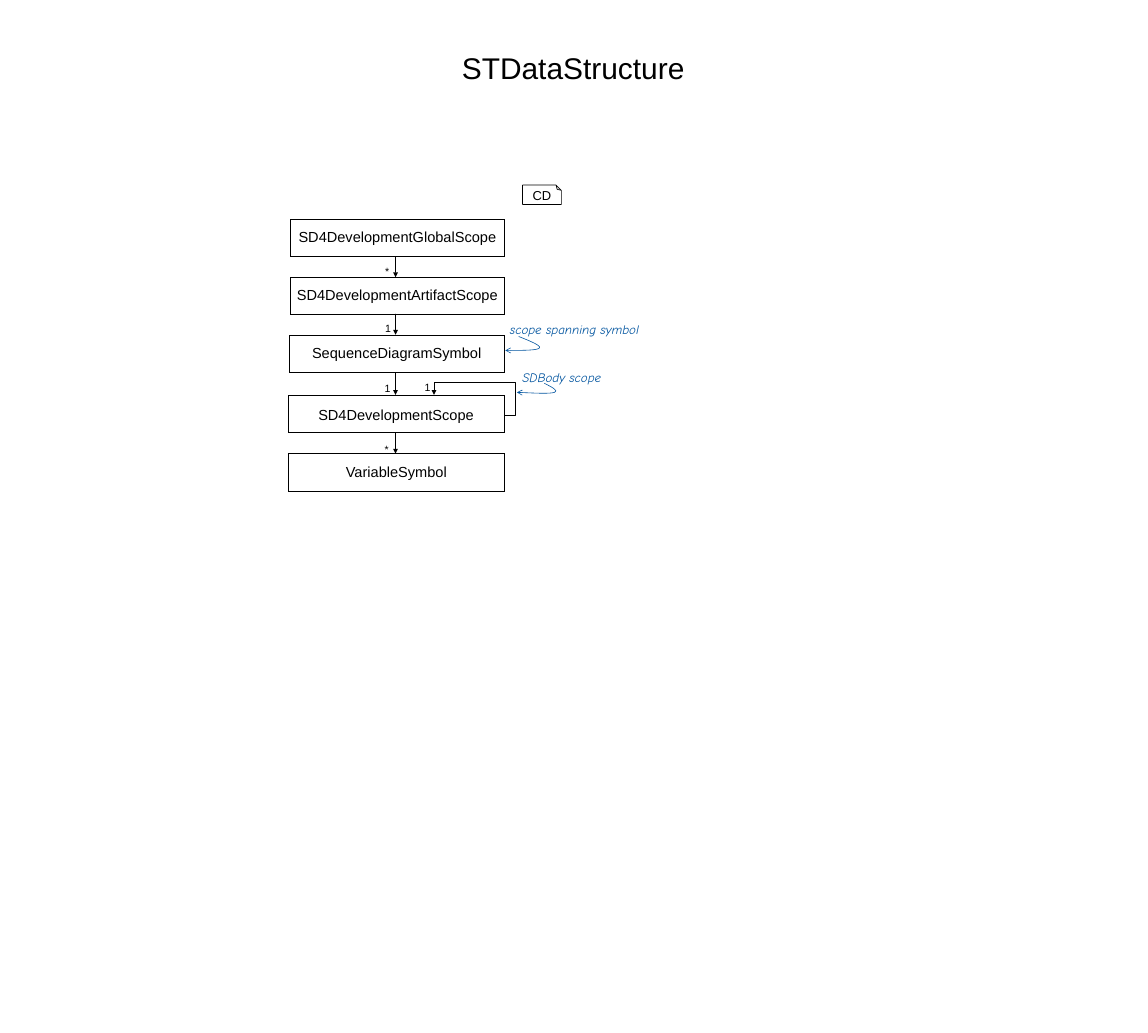
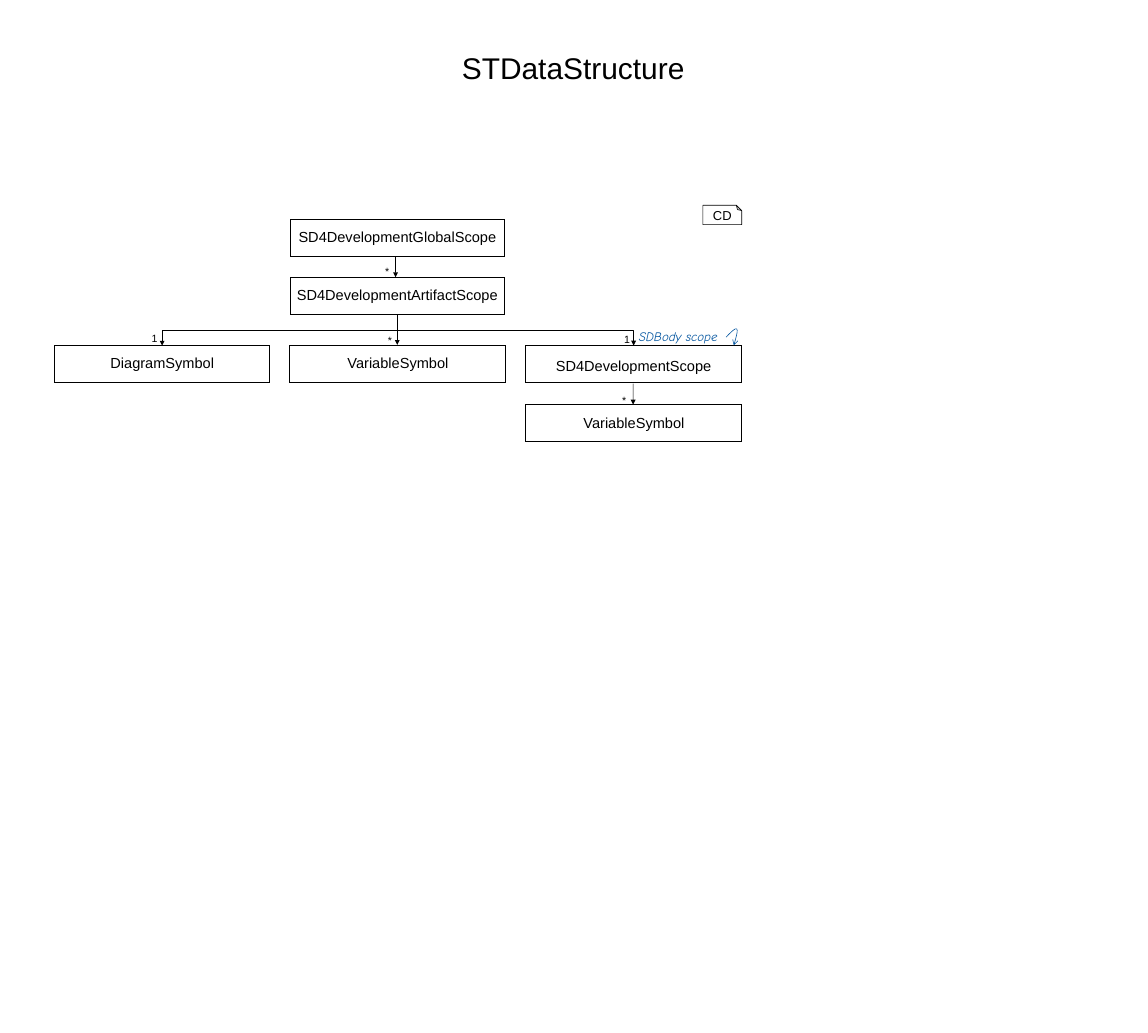
Before and after one commit to MontiCore/sequence-diagram, a slide deck: slide 4 of doc/pics/pics.pptx. Drawn at 1148x1033 pixels with LibreOffice and Linux fonts; fonts in the diff are those of the drawing. Boxes give left, top, right and bottom in pixels: in the first picture for what was removed or moved away, otherwise in the second. Text is boxed around its words. In the diff, an @@ line names an element or a change of style, - is before the commit and + after.

```diff
--- a/doc/pics/pics.pptx
+++ b/doc/pics/pics.pptx
@@ folded corner "CD": place and size @@
-folded corner "CD" at (522,185,561,204)
+folded corner "CD" at (703,205,742,224)
@@ text "1": place and size @@
-text "1" at (385,325,391,332)
+text "1" at (152,334,158,342)
@@ elbow arrow added from (397, 314) to (162, 346), #000000 0.75 pt @@
@@ arrow moved from (395, 314) - (395, 335) to (397, 314) - (397, 345) @@
@@ elbow line moved from (504, 415) - (434, 382) to (397, 314) - (633, 346) @@
@@ elbow line (397, 314) - (633, 346): elbow line to elbow arrow @@
@@ text removed at (510,325,638,338) @@
-scope spanning symbol
@@ text "SDBody scope": place and size @@
-text "SDBody scope" at (522,373,601,386)
+text "SDBody scope" at (639,332,718,344)
@@ freeform shape added at (726,329,737,346), outline #00549F 0.75 pt @@
@@ rectangle: place and size @@
-rectangle at (289,335,504,372)
+rectangle at (55,346,270,383)
@@ text added at (110,357,214,371), 18 pt, text #000000 @@
+DiagramSymbol
@@ rectangle added at (289,345,505,382), outline #000000 0.75 pt @@
@@ text removed at (312,347,481,361) @@
-SequenceDiagramSymbol
@@ text added at (347,357,448,371), 18 pt, text #000000 @@
+VariableSymbol
@@ text added at (382,331,403,349), 13 pt, text #000000 @@
+*
@@ freeform shape removed at (505,336,540,350) @@
@@ text "1": place and size @@
-text "1" at (425,383,431,391)
+text "1" at (624,336,630,346)
@@ text removed at (385,384,391,392) @@
-1
@@ arrow removed from (395, 373) to (395, 395) @@
@@ arrow removed from (434, 382) to (434, 395) @@
@@ freeform shape removed at (517,383,556,393) @@
@@ arrow moved from (395, 433) - (395, 454) to (633, 384) - (633, 405) @@
@@ 3 texts, 2 rectangles: place and size @@
-3 texts, 2 rectangles at (288,395,504,491)
+3 texts, 2 rectangles at (525,346,742,442)
```
Also in this commit, not shown: 1 other slide changed, 3 other files.
